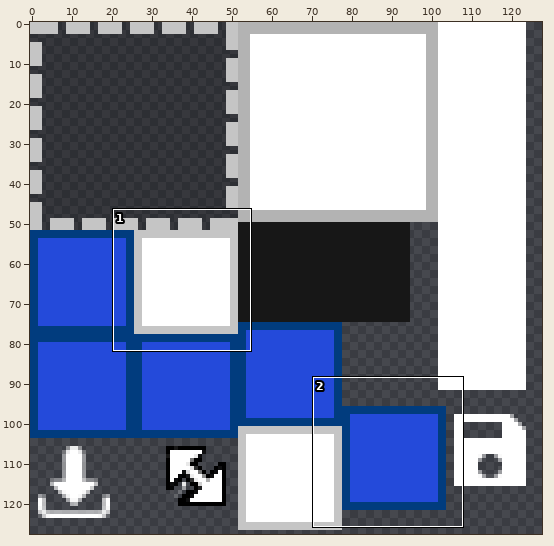
Sprite sheet -- MomboTool/release/images/shared-0-sheet6.png. The first picture is a wide view before the edit; the outline marks the close-up.
Close-up. Old version:
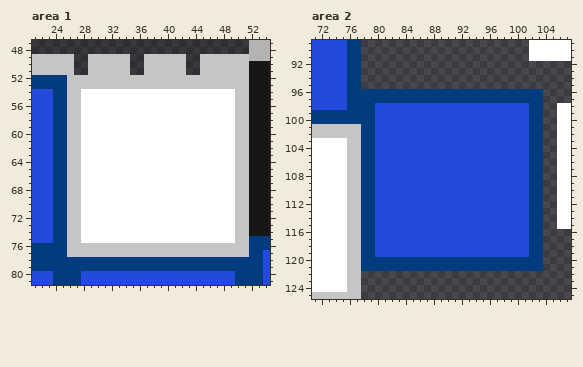
The file is 128x128 pixels. Pixels under 10% opacity are left out. Colours within 5 levels of each other are drawn and written as one. Shown: area 1: x 21..54, y 47..81; area 2: x 71..107, y 89..125.
New version:
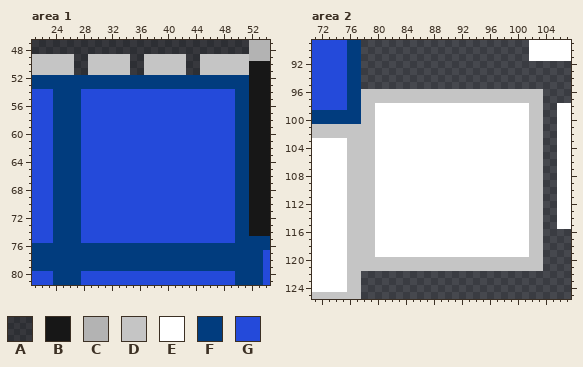
Palette (. is transparent): A #00000038  B #171717  C #b3b3b3  D #c5c5c5  E #ffffff  F #013c7e  G #244ada
Diff:
Area 1:
Colour D becomes colour F in rows 52 to 53 at x 26 to 51; in rows 54 to 75 at x 26 to 27 and 50 to 51; in rows 76 to 77 at x 26 to 51.
Colour E becomes colour G in rows 54 to 75 at x 28 to 49.
Area 2:
Colour F becomes colour D in rows 96 to 97 at x 78 to 103; in rows 98 to 119 at x 78 to 79 and 102 to 103; in rows 120 to 121 at x 78 to 103.
Colour G becomes colour E in rows 98 to 119 at x 80 to 101.
Boxes around the changes in both close-ups, in picture pixels (x1, y1, x2, y2):
changed: (67, 75, 249, 257)
changed: (361, 89, 543, 271)
